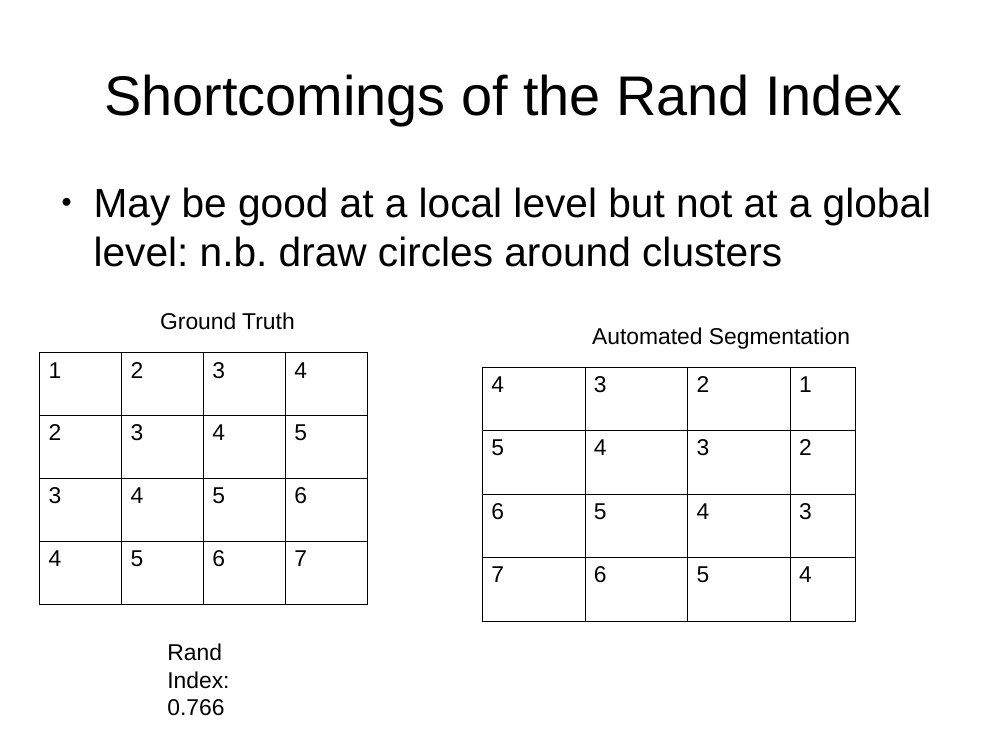
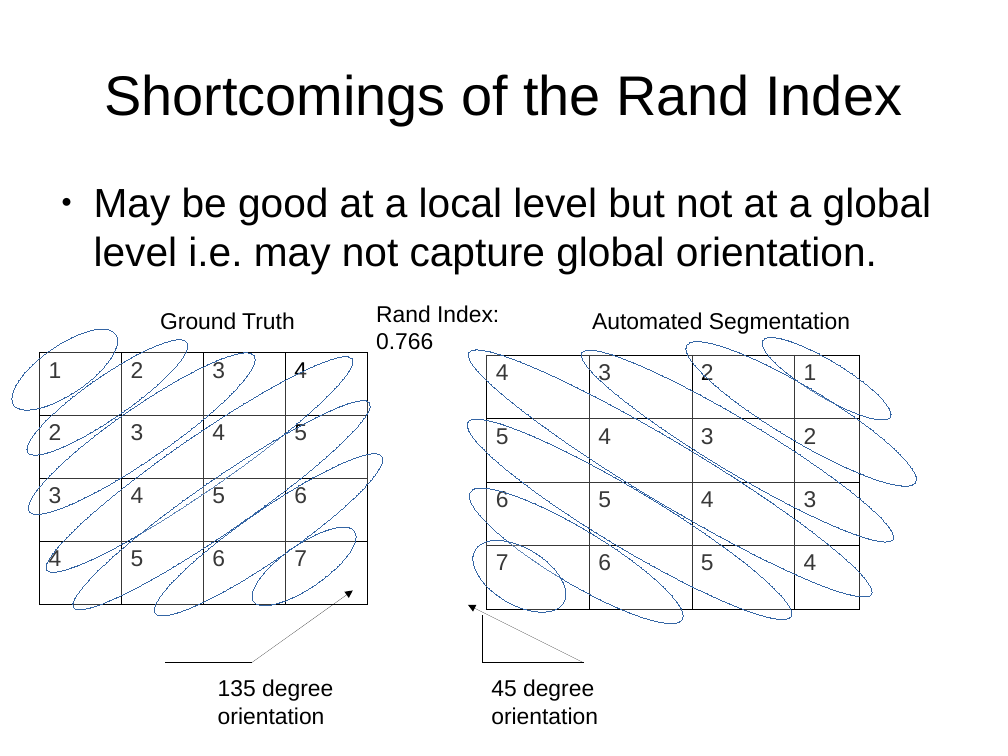
Before and after one commit to JohnnyTeutonic/view_all, a slide deck: slide 10 of Segmentation_Presentation.odp. Drawn at 1008x756 pixels with LibreOffice and Linux fonts; fonts in the diff are those of the drawing. Boxes give left, top, right and bottom in pixels: in the first picture for what was removed or moved away, otherwise in the second. Text is boxed around its words. In the diff, an @@ line names an element or a change of style, - is before the commit and + after.

```diff
--- a/Segmentation_Presentation.odp
+++ b/Segmentation_Presentation.odp
@@ text at [94,187,931,274]: text changed @@
-● May be good at a local level but not at a global level: n.b. draw circles around clusters
+● May be good at a local level but not at a global level i.e. may not capture global orientation.
@@ text "Rand Index: 0.766" rewrapped from [167,643,229,716] to [376,305,499,350] @@
@@ ellipse added at [0,314,129,425], fill #FFFFFF at 22% opacity, outline #3465A4 0 pt @@
@@ ellipse added at [16,325,200,470], fill #FFFFFF at 22% opacity, outline #3465A4 0 pt @@
@@ ellipse added at [453,327,888,621], fill #FFFFFF at 22% opacity, outline #3465A4 0 pt @@
@@ text "Automated Segmentation": place and size @@
-text "Automated Segmentation" at [592,327,850,349]
+text "Automated Segmentation" at [592,312,850,334]
@@ ellipse added at [673,323,929,506], fill #FFFFFF at 22% opacity, outline #3465A4 0 pt @@
@@ ellipse added at [753,325,900,433], fill #FFFFFF at 22% opacity, outline #3465A4 0 pt @@
@@ ellipse added at [15,334,270,532], fill #FFFFFF at 22% opacity, outline #3465A4 0 pt @@
@@ ellipse added at [32,337,367,592], fill #FFFFFF at 22% opacity, outline #3465A4 0 pt @@
@@ table: place and size @@
-table at [483,368,855,622]
+table at [487,355,859,609]
@@ ellipse added at [569,330,907,562], fill #FFFFFF at 22% opacity, outline #3465A4 0 pt @@
@@ ellipse added at [59,382,384,629], fill #FFFFFF at 22% opacity, outline #3465A4 0 pt @@
@@ ellipse added at [453,398,806,641], fill #FFFFFF at 22% opacity, outline #3465A4 0 pt @@
@@ ellipse added at [141,436,397,634], fill #FFFFFF at 22% opacity, outline #3465A4 0 pt @@
@@ ellipse added at [457,469,696,643], fill #FFFFFF at 22% opacity, outline #3465A4 0 pt @@
@@ ellipse added at [241,514,367,619], fill #FFFFFF at 22% opacity, outline #3465A4 0 pt @@
@@ ellipse added at [461,526,578,628], fill #FFFFFF at 22% opacity, outline #3465A4 0 pt @@
@@ arrow added from (252, 662) to (353, 591), #000000 0 pt @@
@@ arrow added from (584, 662) to (468, 605), #000000 0 pt @@
@@ line added from (483, 662) to (483, 616), #000000 0 pt @@
@@ line added from (252, 662) to (166, 662), #000000 0 pt @@
@@ text added at [218,679,333,725], 18 pt, text #000000 @@
+135 degree orientation
@@ line added from (584, 662) to (483, 662), #000000 0 pt @@
@@ text added at [491,679,598,725], 18 pt, text #000000 @@
+45 degree orientation
```
Also in this commit, not shown: 9 other slides changed, 3 slides added, 2 slides removed, 4 other files.
